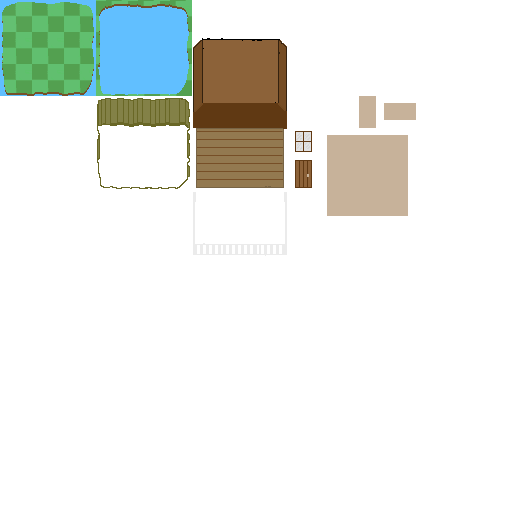
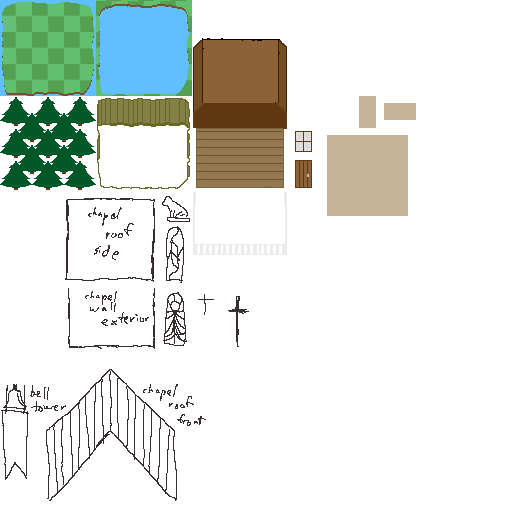
Layer changes from the first 512×512 image to the second:
hid "forest" over [26, 136, 66, 147]
added layer "Layer 17" above "Layer 16" over [16, 145, 48, 174]
added layer "Layer 16" above "Layer 15" over [48, 145, 80, 174]
added layer "Layer 15" above "Layer 14" over [16, 113, 48, 142]
added layer "Layer 14" above "Layer 13" over [48, 113, 80, 142]
added layer "Layer 13" above "Layer 12" over [0, 97, 32, 126]
added layer "Layer 12" above "Layer 11" over [64, 97, 96, 126]
added layer "Layer 11" above "Layer 10" over [32, 97, 64, 126]
added layer "Layer 10" above "Layer 9" over [32, 129, 64, 158]
added layer "Layer 9" above "Layer 8" over [0, 129, 32, 158]
added layer "Layer 8" above "Layer 7" over [0, 161, 32, 190]
added layer "Layer 7" above "Layer 6" over [32, 161, 64, 190]
added layer "Layer 6" above "Layer 5" over [64, 161, 96, 190]
added layer "Layer 5" above "Layer 4" over [64, 129, 96, 158]
added layer "Layer 4" (16%) above "church outline" over [6, 99, 90, 186]
added layer "church outline" above "Layer 3" over [1, 196, 249, 501]
